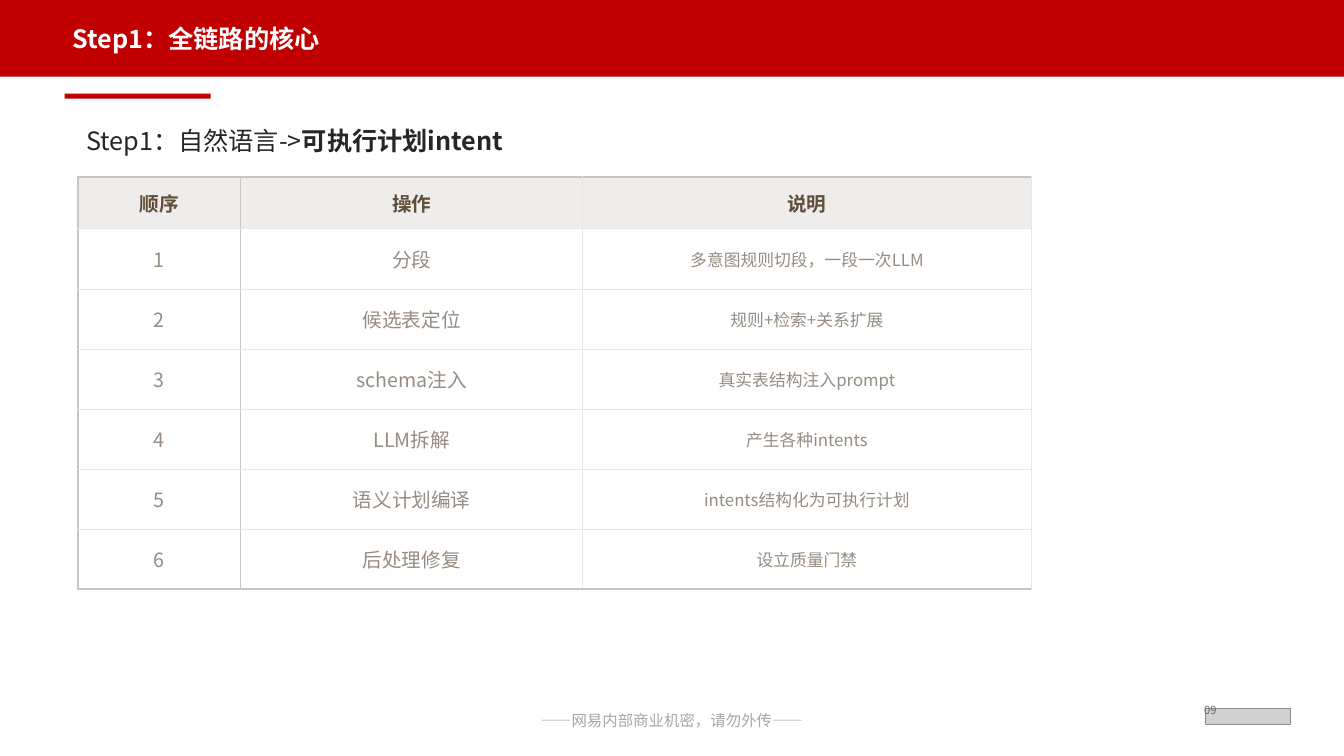
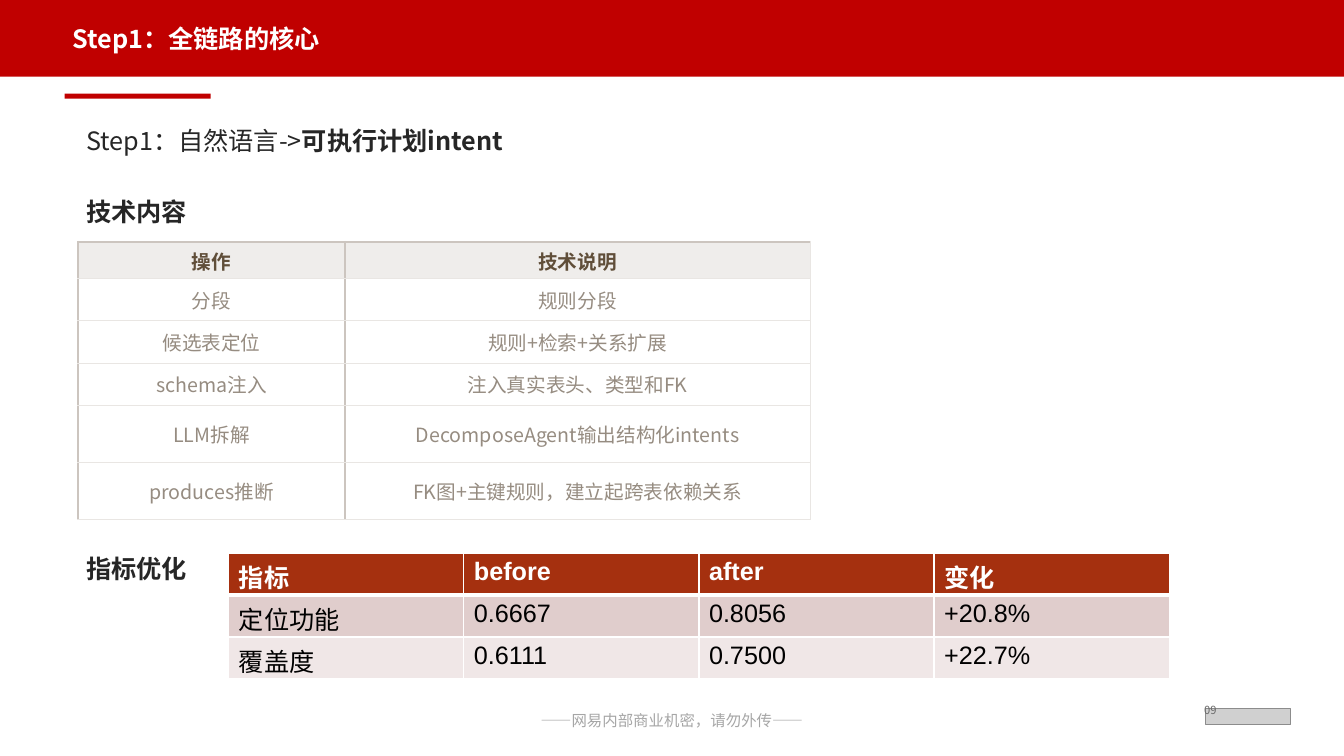
Before and after one commit to Rainwind57/ExcelAgent_And_Merge, a slide deck: slide 9 of 网易互娱通用PPT模板（含保密）_ExcelAgent答辩优化版.pptx (slide 8 before the commit). Drawn at 1344x756 pixels with LibreOffice and Linux fonts; fonts in the diff are those of the drawing; grey boxes stand for pictures. Boxes give left, top, right and bottom in pixels: in the first picture for what was removed or moved away, otherwise in the second. Text is boxed around its words. In the diff, an @@ line names an element or a change of style, - is before the commit and + after.

Commit message:
优化

```diff
--- a/网易互娱通用PPT模板（含保密）_ExcelAgent答辩优化版.pptx
+++ b/网易互娱通用PPT模板（含保密）_ExcelAgent答辩优化版.pptx
@@ rectangle: place and size @@
-rectangle at (0, 77, 1344, 680)
+rectangle at (0, 77, 1338, 680)
@@ text at (86, 199, 187, 581): paragraphs added @@
+技术内容
+指标优化
@@ table at (79, 242, 812, 520) @@
-顺序 | 操作 | 说明
-1 | 分段 | 多意图规则切段，一段一次LLM
-2 | 候选表定位 | 规则+检索+关系扩展
-3 | schema注入 | 真实表结构注入prompt
-4 | LLM拆解 | 产生各种intents
-5 | 语义计划编译 | intents结构化为可执行计划
-6 | 后处理修复 | 设立质量门禁
+操作 | 技术说明
+分段 | 规则分段
+候选表定位 | 规则+检索+关系扩展
+schema注入 | 注入真实表头、类型和FK
+LLM拆解 | DecomposeAgent输出结构化intents
+produces推断 | FK图+主键规则，建立起跨表依赖关系
@@ table: place and size @@
-table at (79, 177, 1032, 590)
+table at (79, 242, 812, 520)
@@ table added at (229, 554, 1169, 680), 3 rows, 4 columns @@
+指标 | before | after | 变化
+定位功能 | 0.6667 | 0.8056 | +20.8%
+覆盖度 | 0.6111 | 0.7500 | +22.7%
```
Also in this commit, not shown: 18 other slides changed, 9 slides added, 1 slide removed, 50 other files.
